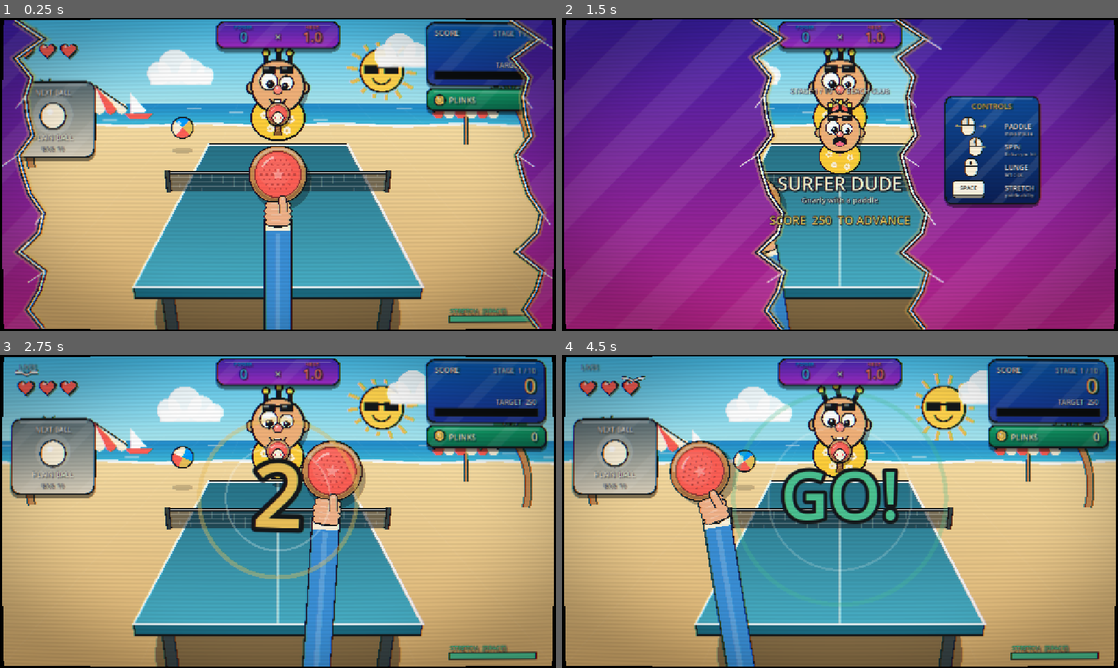
Above: before the commit, frames 1-4 (two rows, left to right).
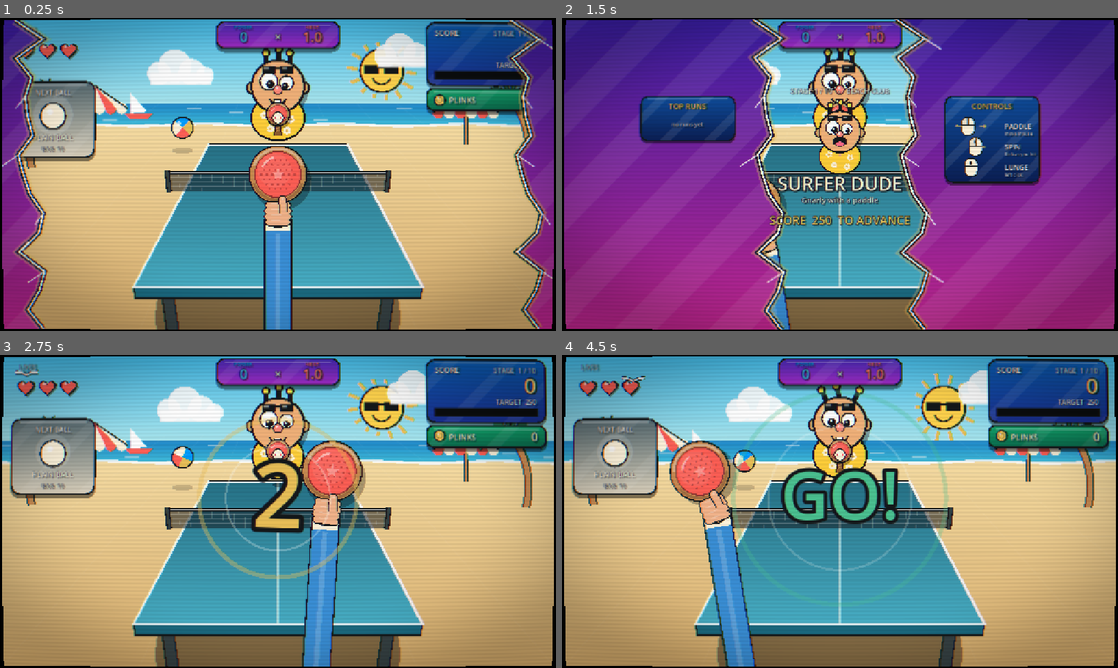
Above: after the commit, the same moments.

Repository: happsie/RoguePong
Game: Godot game, scene res://scenes/main.tscn
Two runs of this game, one before a commit and one after it. Both use one fixed random seed, a clock stepped at 60 frames per second and the inputs below.
Inputs (mouse positions are in pixels of both pictures, inside the frame that each line leads up to):
- Up to frame 1 (0.25 s): no input
- Up to frame 2 (1.5 s): tap Enter at 0.5, 0.6 s; move the mouse to (962, 158) at 0.52 s; click (962, 158) at 0.67 s; tap Space at 0.77 s; drag from (728, 190) to (812, 237) at 1.27 s
- Up to frame 3 (2.75 s): move the mouse to (333, 442) at 2.02 s; tap Enter at 2.1 s; click (333, 442) at 2.17 s
- Up to frame 4 (4.5 s): drag from (812, 574) to (673, 464) at 2.77 s; move the mouse to (1006, 558) at 3.52 s; tap Enter at 3.6 s; click (1006, 558) at 3.67 s; tap Space at 3.77 s; drag from (673, 464) to (756, 433) at 4.27 s

The runs differ from the first frame. In frame 1, 0.6% of the frame differs, in the area x 80-96%, y 92-98%; in frame 2, 4.2%, in the area x 13-87%, y 24-99%; in frame 3, 0.8%; in frame 4, 1.3%.

Commit message:
Remove Stretch: every ball is now reachable with the mouse, Classic has no ability
Co-Authored-By: Claude Sonnet 5.5 <noreply@anthropic.com>

Diff:
--- a/scripts/bonus.gd
+++ b/scripts/bonus.gd
@@ -293,9 +293,6 @@
 		tz = Phys.LENGTH - 16.0
 	if game.paddle_def.get("no_smash", false):
 		pref = maxf(pref, Game.NO_SMASH_ANGLE)
-	if game.is_diving():
-		tx = clampf(tx + randf_range(-30.0, 30.0), -62.0, 62.0)
-		w += Vector3(randf_range(-20.0, 20.0), randf_range(-20.0, 20.0), 0.0)
 	var sol := Phys.solve_robust(ball.p, 1.0, tx, tz, w, pref)
 	ball.v = sol.v
 	ball.w = sol.w
--- a/scripts/game.gd
+++ b/scripts/game.gd
@@ -30,9 +30,10 @@
 const ASSIST_PULL := 0.35
 const ASSIST_DIST := 90.0
 # How far along the table the mouse can take the paddle (a paddle scales this with its `reach`).
-# The Stretch ability multiplies it for a moment, which is how very wide balls are reached.
-const BASE_RANGE := 105.0
-const STRETCH_RANGE := 1.9
+# The screen only shows about 115 cm either side at the paddle's depth, so there is no point reaching further.
+const BASE_RANGE := 100.0
+## The farthest from the middle the opponent will send a ball across your paddle plane, so it is always reachable.
+const OPP_REACH := 95.0
 ## Launch angle (degrees) a paddle that can't smash never goes below.
 const NO_SMASH_ANGLE := 14.0
 const SMASH_FALLOFF := 0.6
@@ -192,6 +193,7 @@
 
 func _ready() -> void:
 	randomize()
+	Runs.load_runs()
 	for a in OS.get_cmdline_user_args():
 		if a.begins_with("--stage="):
 			stage = clampi(int(a.substr(8)) - 1, 0, Roster.count() - 1)
@@ -372,9 +374,9 @@
 	Audio.play("swoosh")
 
 
-## The paddle's ability, on Space: Stretch widens the reach, Focus slows time, Grab boosts the hit assist.
+## The paddle's ability, on Space (not every paddle has one): Focus slows time, Grab boosts the hit assist.
 func _ability() -> void:
-	if ability_cd > 0.0 or not (state == S.READY or state == S.RALLY or state == S.POINT_OVER):
+	if paddle_def.ability == "" or ability_cd > 0.0 or not (state == S.READY or state == S.RALLY or state == S.POINT_OVER):
 		return
 	ability_t = paddle_def.dur
 	ability_cd = paddle_def.cd
@@ -387,19 +389,9 @@
 	return ability_t > 0.0 and paddle_def.ability == kind
 
 
-## The widest the paddle can go with no ability running.
+## How far along the table the mouse can take the paddle.
 func base_range() -> float:
 	return BASE_RANGE * float(paddle_def.reach)
-
-
-## How far along the table the paddle can go right now.
-func paddle_range() -> float:
-	return base_range() * (STRETCH_RANGE if _ability_on("stretch") else 1.0)
-
-
-## A hit made out beyond the normal reach (only possible mid-Stretch) is a DIVE: wild, but it pays.
-func is_diving() -> bool:
-	return absf(paddle.x) > base_range() + 4.0
 
 
 func equip_paddle(id: String) -> void:
@@ -700,6 +692,8 @@
 func _stage_clear() -> void:
 	run_score += score
 	best = maxi(best, run_score)
+	if stage >= Roster.count() - 1:
+		Runs.record(run_score, stage + 1, true)
 	state = S.VICTORY if stage >= Roster.count() - 1 else S.CLEAR
 	state_t = 0.0
 	banner = ""
@@ -820,7 +814,7 @@
 	hit_cd = maxf(0.0, hit_cd - delta)
 	opp_hit_cd = maxf(0.0, opp_hit_cd - delta)
 	var target := _bot_target() if bot else Cam.unproject(get_global_mouse_position(), PADDLE_Z)
-	var rng := paddle_range()
+	var rng := base_range()
 	target = Vector2(clampf(target.x, -rng, rng), clampf(target.y, -35.0, 85.0))
 	var reach := 0.0
 	if lunge_t > 0.0:
@@ -845,7 +839,7 @@
 ## only nudged a little towards it, and the hit itself is forgiven (see `assist_lock`: a ball that
 ## crosses counts as a hit and lands near the sweet spot). Nothing latches: it is recomputed every
 ## frame, so there is nothing to get stuck on. The paddle stays within its reach, so the widest
-## balls still need a Stretch.
+## balls are eased so they never cross the plane out of reach (see `_opp_hit`).
 func _assist(target: Vector2) -> Vector2:
 	var dz := ball.p.z - paddle.z
 	assist_lock = false
@@ -875,8 +869,8 @@
 		if pr.z > 0.0:
 			if ball.p.z < 80.0 and lunge_cd <= 0.0 and randf() < 0.05:
 				_lunge()
-			# the bot stretches for balls beyond its normal reach
-			if absf(pr.x) > base_range() - 6.0 and ability_cd <= 0.0:
+			# the bot uses the paddle's ability when the ball is close
+			if ball.p.z < 140.0 and ability_cd <= 0.0 and paddle_def.ability != "":
 				_ability()
 			return Vector2(pr.x, pr.y) + Vector2.from_angle(float(bounces) * 2.4 + returns) * bot_err
 	return Vector2(0.0, 30.0)
@@ -1075,6 +1069,7 @@
 	if score >= target:
 		_stage_clear()
 	elif lives <= 0:
+		Runs.record(run_score + score, stage + 1, false)
 		state = S.GAME_OVER
 		state_t = 0.0
 		banner = ""
@@ -1278,15 +1273,14 @@
 	# a paddle that can't smash always sends the ball up in a normal arc, however high it is hit
 	if paddle_def.get("no_smash", false):
 		pref = maxf(pref, NO_SMASH_ANGLE)
-	var diving := is_diving()
-	if rim or diving:
+	if rim:
 		tx += randf_range(-30.0, 30.0)
 		w += Vector3(randf_range(-20.0, 20.0), randf_range(-20.0, 20.0), 0.0)
 		tx = clampf(tx, -62.0, 62.0)
 
 	# With side walls up, a hard sideways swipe banks the ball off the wall on that side.
 	var bank := 0.0
-	if Phys.walls and absf(pv.x) > BANK_SWIPE and not rim and not diving:
+	if Phys.walls and absf(pv.x) > BANK_SWIPE and not rim:
 		bank = signf(pv.x)
 		tx = clampf(off.x * 0.5 - bank * 20.0, -50.0, 50.0)
 	var sol := Phys.solve_robust(ball.p, 1.0, tx, tz, w, pref, bank)
@@ -1336,8 +1330,6 @@
 		_trick("PERFECT", 10.0, 1.0)
 	if rim:
 		_trick("RIM SHOT", 50.0, 1.0)
-	if diving:
-		_trick("DIVE", 30.0, 1.0)
 
 	Audio.play("hit", 0.85 + t * 0.4, 0.06, 2.0 if perfect else 0.0)
 	freeze = 0.04 + t * 0.03
@@ -1370,13 +1362,29 @@
 	var topspin: float = [randf_range(-35.0, -12.0), randf_range(10.0, 40.0), randf_range(-5.0, 10.0)].pick_random()
 	var w := Vector3(-topspin, randf_range(-25.0, 25.0), 0.0)
 	if returns >= 2 and randf() < opp_wide_chance:
-		# Occasional very wide ball, curling outwards: only a Stretch will reach it.
+		# Occasional very wide ball, curling outwards.
 		var side := signf(randf() - 0.5)
 		tx = side * randf_range(60.0, 68.0)
 		w.y = -side * randf_range(60.0, 90.0)
-	var sol := Phys.solve_robust(ball.p, -1.0, tx, tz, w, randf_range(8.0, 26.0))
+	var pref := randf_range(8.0, 26.0)
+	var sol := Phys.solve_robust(ball.p, -1.0, tx, tz, w, pref)
 	ball.v = sol.v
 	ball.w = sol.w
+	# However wide, the ball must cross your paddle plane where the mouse can reach it (and the screen
+	# can show it): ease the curl and the aim until it does.
+	for i in 5:
+		var cross := Phys.predict(ball, PADDLE_Z, -1.0)
+		if cross.z == 0.0 or absf(cross.x) <= OPP_REACH:
+			break
+		w.y *= 0.5
+		tx *= 0.9
+		if i == 4:
+			# last resort: a plain shot with no curl, aimed well inside the table
+			w.y = 0.0
+			tx = signf(tx) * 25.0
+		sol = Phys.solve_robust(ball.p, -1.0, tx, tz, w, pref)
+		ball.v = sol.v
+		ball.w = sol.w
 	net_hit_since_hit = false
 	last_hitter = Who.OPP
 	bounces = 0
--- a/scripts/hud_view.gd
+++ b/scripts/hud_view.gd
@@ -87,6 +87,8 @@
 ## bar that drains while the ability is running.
 func _ability_meter() -> void:
 	var def: Dictionary = game.paddle_def
+	if def.ability == "":
+		return
 	var ready := game.ability_cd <= 0.0
 	var active := game.ability_t > 0.0
 	var x := 1040.0
@@ -352,6 +354,8 @@
 		Art.text(self, str(st.title), Vector2(0, 88), 24, Color(1, 1, 1, 0.8))
 		Art.text(self, "SCORE  " + Art.fmt(st.target) + "  TO ADVANCE", Vector2(0, 156), 36, Art.GOLD)
 		_controls_panel()
+		if game.stage == 0:
+			_top_runs_panel()
 		if closing and game.state_t > Game.INTRO_CLOSE + 0.3:
 			var blink := 0.55 + 0.45 * sin(game.time * 5.0)
 			Art.text(self, "CLICK TO START", Vector2(0, 336), 30, Color(1, 1, 1, blink))
@@ -360,11 +364,30 @@
 		_countdown()
 
 
+## The best saved runs, on the left of the first intro card (mirrors the controls panel).
+## Drawn inside the card's centred transform, so coordinates are relative to the screen centre.
+func _top_runs_panel() -> void:
+	var n := maxi(Runs.top.size(), 1)
+	Art.vivid(self, Rect2(-620, -240, 290, 96 + n * 36), Color("0f4c9a"), Color("0b1f55"), game.time, 0.15, 20.0)
+	Art.text(self, "TOP RUNS", Vector2(-475, -204), 24, Art.GOLD)
+	if Runs.top.is_empty():
+		Art.text(self, "no runs yet", Vector2(-475, -150), 18, Color(1, 1, 1, 0.7))
+		return
+	for i in Runs.top.size():
+		var e: Dictionary = Runs.top[i]
+		var y := -156.0 + i * 36.0
+		var col: Color = Art.GOLD if i == 0 else Color(1, 1, 1, 0.95)
+		Art.text(self, "%d." % (i + 1), Vector2(-600, y + 8), 20, col, HORIZONTAL_ALIGNMENT_LEFT)
+		Art.text(self, Art.fmt(e.score), Vector2(-566, y + 8), 20, col, HORIZONTAL_ALIGNMENT_LEFT)
+		Art.text(self, "WON" if e.won else "STAGE %d" % e.stage, Vector2(-350, y + 8), 16, Color(1, 1, 1, 0.7), HORIZONTAL_ALIGNMENT_RIGHT)
+
+
 ## Keybinds on the right of the intermission card, drawn with real-looking keycaps and a mouse.
 ## Drawn inside the card's centred transform, so coordinates are relative to the screen centre.
 func _controls_panel() -> void:
 	var t := game.time
-	Art.vivid(self, Rect2(330, -240, 290, 330), Color("0f4c9a"), Color("0b1f55"), t, 0.15, 20.0)
+	var has_ability: bool = game.paddle_def.ability != ""
+	Art.vivid(self, Rect2(330, -240, 290, 330 if has_ability else 262), Color("0f4c9a"), Color("0b1f55"), t, 0.15, 20.0)
 	Art.text(self, "CONTROLS", Vector2(475, -204), 24, Art.GOLD)
 	var label_x := 478.0
 	var rows := [-150.0, -86.0, -22.0, 42.0]
@@ -381,7 +404,9 @@
 	_mouse(Vector2(408, rows[2]), 2, t)
 	Art.text(self, "LUNGE", Vector2(label_x + 36, rows[2] + 8), 22, lab, HORIZONTAL_ALIGNMENT_LEFT)
 	Art.text(self, "left click", Vector2(label_x + 36, rows[2] + 28), 14, Color(1, 1, 1, 0.7), HORIZONTAL_ALIGNMENT_LEFT)
-	# the paddle's ability
+	# the paddle's ability, if it has one
+	if not has_ability:
+		return
 	_keycap(Vector2(400, rows[3]), Vector2(96, 42), "SPACE", maxf(0.0, sin(t * 3.0 + 1.5) * 2.0), 17)
 	Art.text(self, Paddles.ABILITY_NAMES[game.paddle_def.ability], Vector2(label_x + 36, rows[3] + 8), 22, lab, HORIZONTAL_ALIGNMENT_LEFT)
 	Art.text(self, "paddle ability", Vector2(label_x + 36, rows[3] + 28), 14, Color(1, 1, 1, 0.7), HORIZONTAL_ALIGNMENT_LEFT)
--- a/scripts/paddles.gd
+++ b/scripts/paddles.gd
@@ -3,7 +3,7 @@
 ## Paddles. You hold one at a time; buying another in the shop swaps it in. Each has a face size, a
 ## reach (how far along the table the mouse can take it), a feel, and an ability on Space.
 ## `no_smash` paddles (the Frying Pan) only ever return the ball in an arc.
-## Abilities: `stretch` (the reach extends), `focus` (time slows) and `grab` (a much stronger hit assist).
+## Abilities (all optional, on Space): `focus` (time slows) and `grab` (a much stronger hit assist).
 ## The effects themselves live in Game, keyed by `ability`.
 ## `tier` sets the price (a share of the cleared stage's target, like Balls) and how often it is offered.
 
@@ -16,8 +16,8 @@
 ## length, `look` for the decoration.
 const DEFS := {
 	"classic": {
-		"name": "Classic", "desc": "Balanced.\nStretch: reach wide\nballs for a moment.", "tier": 0,
-		"ability": "stretch", "size": 1.0, "reach": 1.0, "speed": 1.0, "cd": 3.0, "dur": 0.5,
+		"name": "Classic", "desc": "Balanced.\nNo tricks.", "tier": 0,
+		"ability": "", "size": 1.0, "reach": 1.0, "speed": 1.0, "cd": 0.0, "dur": 0.0,
 		"face": Color("fe5f55"), "rim": Color("c98b52"), "grip": Color("8a5a2f"), "handle": 1.0, "look": "classic",
 	},
 	"pan": {
@@ -27,17 +27,17 @@
 	},
 	"needle": {
 		"name": "Needle", "desc": "Tiny but quick, with\nlong reach. Focus:\ntime slows down.", "tier": 1,
-		"ability": "focus", "size": 0.75, "reach": 1.2, "speed": 1.3, "cd": 5.0, "dur": 0.9,
+		"ability": "focus", "size": 0.75, "reach": 1.15, "speed": 1.3, "cd": 5.0, "dur": 0.9,
 		"face": Color("ff6bd6"), "rim": Color("fff4dc"), "grip": Color("1fb8a0"), "handle": 1.1, "look": "classic",
 	},
 	"gold": {
-		"name": "Golden Paddle", "desc": "Bigger face, long reach.\nStretch, ready sooner\nand lasts longer.", "tier": 3,
-		"ability": "stretch", "size": 1.15, "reach": 1.25, "speed": 1.0, "cd": 2.0, "dur": 0.65,
+		"name": "Golden Paddle", "desc": "Bigger face, long reach.\nGrab: strong hit assist,\nback again quickly.", "tier": 3,
+		"ability": "grab", "size": 1.15, "reach": 1.15, "speed": 1.0, "cd": 2.5, "dur": 1.0,
 		"face": Color("eac058"), "rim": Color("fff1b0"), "grip": Color("c9962a"), "handle": 1.0, "look": "gold",
 	},
 }
 
-const ABILITY_NAMES := {"stretch": "STRETCH", "focus": "FOCUS", "grab": "GRAB"}
+const ABILITY_NAMES := {"focus": "FOCUS", "grab": "GRAB"}
 
 
 static func is_offer(id: String) -> bool:
--- /dev/null
+++ b/scripts/runs.gd
@@ -0,0 +1,47 @@
+class_name Runs
+extends RefCounted
+## The best runs, saved to disk and shown on the first intro card.
+
+const PATH := "user://runs.json"
+const KEEP := 5
+
+## Each entry: {score: int, stage: int (1-based, the stage the run ended on), won: bool}.
+static var top: Array[Dictionary] = []
+static var _loaded := false
+
+
+static func load_runs() -> void:
+	if _loaded:
+		return
+	_loaded = true
+	top.clear()
+	if not FileAccess.file_exists(PATH):
+		return
+	var data = JSON.parse_string(FileAccess.get_file_as_string(PATH))
+	if data is Array:
+		for e in data:
+			if e is Dictionary and e.has("score") and e.has("stage"):
+				top.append({"score": int(e.score), "stage": int(e.stage), "won": bool(e.get("won", false))})
+	top.sort_custom(func(a: Dictionary, b: Dictionary) -> bool: return a.score > b.score)
+	top.resize(mini(top.size(), KEEP))
+
+
+## Adds a finished run; returns its place (0-based) in the top list, or -1 if it didn't make it.
+static func record(score: int, stage: int, won: bool) -> int:
+	load_runs()
+	if score <= 0:
+		return -1
+	var entry := {"score": score, "stage": stage, "won": won}
+	var place := top.size()
+	for i in top.size():
+		if score > top[i].score:
+			place = i
+			break
+	if place >= KEEP:
+		return -1
+	top.insert(place, entry)
+	top.resize(mini(top.size(), KEEP))
+	var f := FileAccess.open(PATH, FileAccess.WRITE)
+	if f:
+		f.store_string(JSON.stringify(top))
+	return place
--- a/scripts/world_view.gd
+++ b/scripts/world_view.gd
@@ -251,10 +251,6 @@
 	var lean := clampf(pad.x / game.base_range(), -1.0, 1.0) * 0.6
 	var tilt := lean + clampf(game.paddle_vel.x * -0.0004, -0.35, 0.35) + sin(game.paddle_wobble * 40.0) * game.paddle_wobble * 0.5
 	var skin := game.paddle_def
-	# while Stretch runs, streaks trail the paddle so it reads as reaching
-	if game.ability_t > 0.0 and game.paddle_def.ability == "stretch":
-		for k in 4:
-			Art.paddle_disc(self, pp - Vector2(signf(pad.x) * (k + 1) * pr * 0.5, 0.0), pr, tilt, 0.12 * alpha, skin)
 	Art.paddle_disc(self, pp, pr, tilt, alpha, skin)
 	Art.hand(self, pp, pr, tilt, alpha, skin.handle)
 
Not shown, added: scripts/runs.gd.uid
Not shown, changed: CLAUDE.md
